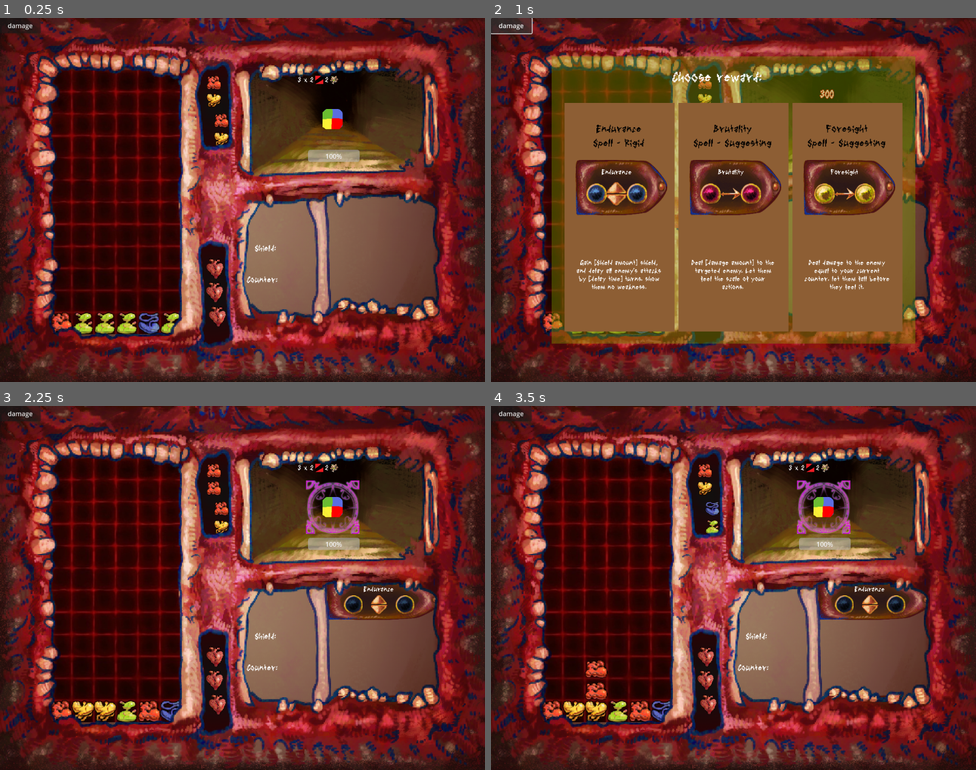
Above: before the commit, frames 1-4 (two rows, left to right).
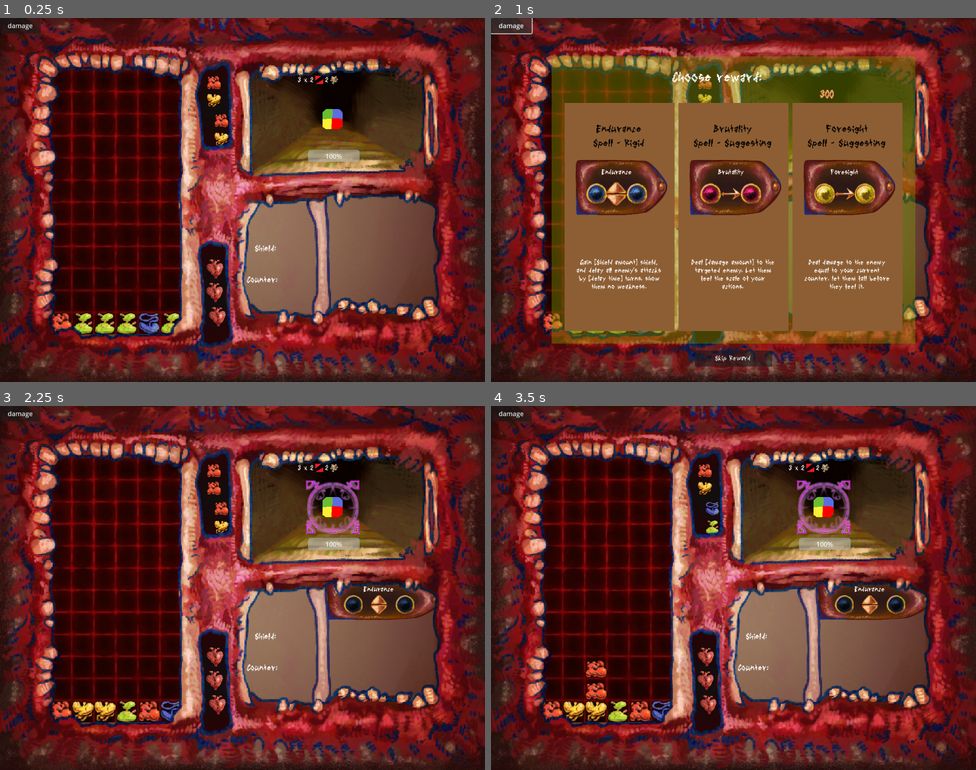
Above: after the commit, the same moments.

Repository: MarGamaDev/PuyoPuyoLike
Game: Godot game, scene res://Scenes/combat.tscn
The game is run twice, just before and just after one commit, with the same random seed, the same clock (stepped at 60 frames per second) and the same inputs. The engine's default icon, where the game draws it, is replaced by a stand-in: a white triangle on a blue panel in a dark square.
Inputs (mouse positions are in pixels of both pictures, inside the frame that each line leads up to):
- Up to frame 1 (0.25 s): no input
- Up to frame 2 (1 s): click "damage" at 0.5 s
- Up to frame 3 (2.25 s): click (126, 606) at 1.27 s; tap Enter at 2 s; move the mouse to (349, 569) at 2.02 s; hold D (puyo_right) from 2.03 s (still down); tap 1 (TESTING_player_spawn) at 2.1 s
- Up to frame 4 (3.5 s): tap Space at 2.75 s; move the mouse to (636, 606) at 2.77 s; release D (puyo_right) at 2.78 s; hold S (puyo_down) from 2.78 s (still down); tap J (puyo_rotate) at 2.85 s

The runs differ from the first frame. In frame 2, 1.6% of the frame differs, in the area x 15-85%, y 66-96%; in frame 3, less than 0.1%; in frame 4, less than 0.1%.

Commit message:
fixed a bug with lives

Diff:
--- a/Scenes/Combat/life_counter.tscn
+++ b/Scenes/Combat/life_counter.tscn
@@ -1,6 +1,6 @@
 [gd_scene load_steps=10 format=3 uid="uid://chmradttgb2ep"]
 
-[ext_resource type="Script" uid="uid://dyqhrj2sem0vh" path="res://scripts/Combat/life_counter.gd" id="1_v5ltv"]
+[ext_resource type="Script" uid="uid://dyqhrj2sem0vh" path="res://Scripts/Combat/life_counter.gd" id="1_v5ltv"]
 [ext_resource type="Texture2D" uid="uid://bdccfbkis3gqq" path="res://Art/combat screen elements/Heart_1.png" id="2_nhhke"]
 [ext_resource type="Texture2D" uid="uid://bjr13db4820kp" path="res://Art/combat screen elements/Heart_2.png" id="3_nwvjo"]
 
@@ -35,38 +35,6 @@
 "values": [Vector2(0.913043, 0.913043), Vector2(0.953, 0.953), Vector2(0.913043, 0.913043)]
 }
 
-[sub_resource type="Animation" id="Animation_nwvjo"]
-length = 0.001
-tracks/0/type = "value"
-tracks/0/imported = false
-tracks/0/enabled = true
-tracks/0/path = NodePath(".:scale")
-tracks/0/interp = 1
-tracks/0/loop_wrap = true
-tracks/0/keys = {
-"times": PackedFloat32Array(0),
-"transitions": PackedFloat32Array(1),
-"update": 0,
-"values": [Vector2(0.913043, 0.913043)]
-}
-
-[sub_resource type="Animation" id="Animation_01gpm"]
-resource_name = "new_animation"
-length = 0.5
-loop_mode = 1
-tracks/0/type = "value"
-tracks/0/imported = false
-tracks/0/enabled = true
-tracks/0/path = NodePath("../Heart2:scale")
-tracks/0/interp = 1
-tracks/0/loop_wrap = true
-tracks/0/keys = {
-"times": PackedFloat32Array(0, 0.266667, 0.5),
-"transitions": PackedFloat32Array(1, 1, 1),
-"update": 0,
-"values": [Vector2(0.913043, 0.913043), Vector2(0.953, 0.953), Vector2(0.913043, 0.913043)]
-}
-
 [sub_resource type="Animation" id="Animation_cf6pw"]
 resource_name = "Beat3"
 length = 0.5
@@ -84,12 +52,44 @@
 "values": [Vector2(0.913043, 0.913043), Vector2(0.953, 0.953), Vector2(0.913043, 0.913043)]
 }
 
+[sub_resource type="Animation" id="Animation_nwvjo"]
+length = 0.001
+tracks/0/type = "value"
+tracks/0/imported = false
+tracks/0/enabled = true
+tracks/0/path = NodePath(".:scale")
+tracks/0/interp = 1
+tracks/0/loop_wrap = true
+tracks/0/keys = {
+"times": PackedFloat32Array(0),
+"transitions": PackedFloat32Array(1),
+"update": 0,
+"values": [Vector2(0.913043, 0.913043)]
+}
+
+[sub_resource type="Animation" id="Animation_01gpm"]
+resource_name = "Beat2"
+length = 0.5
+loop_mode = 1
+tracks/0/type = "value"
+tracks/0/imported = false
+tracks/0/enabled = true
+tracks/0/path = NodePath("../Heart2:scale")
+tracks/0/interp = 1
+tracks/0/loop_wrap = true
+tracks/0/keys = {
+"times": PackedFloat32Array(0, 0.266667, 0.5),
+"transitions": PackedFloat32Array(1, 1, 1),
+"update": 0,
+"values": [Vector2(0.913043, 0.913043), Vector2(0.953, 0.953), Vector2(0.913043, 0.913043)]
+}
+
 [sub_resource type="AnimationLibrary" id="AnimationLibrary_nwvjo"]
 _data = {
 &"Beat": SubResource("Animation_nhhke"),
+&"Beat2": SubResource("Animation_01gpm"),
 &"Beat3": SubResource("Animation_cf6pw"),
-&"RESET": SubResource("Animation_nwvjo"),
-&"new_animation": SubResource("Animation_01gpm")
+&"RESET": SubResource("Animation_nwvjo")
 }
 
 [node name="LifeCounter" type="Node2D"]
@@ -113,7 +113,6 @@
 libraries = {
 &"": SubResource("AnimationLibrary_nwvjo")
 }
-autoplay = "Beat"
 
 [node name="Heart2" type="AnimatedSprite2D" parent="."]
 position = Vector2(526, 653)
@@ -126,7 +125,6 @@
 libraries = {
 &"": SubResource("AnimationLibrary_nwvjo")
 }
-autoplay = "new_animation"
 
 [node name="Heart3" type="AnimatedSprite2D" parent="."]
 position = Vector2(533, 713)
@@ -139,4 +137,3 @@
 libraries = {
 &"": SubResource("AnimationLibrary_nwvjo")
 }
-autoplay = "Beat3"
--- a/Scenes/RewardScreen/reward_screen.tscn
+++ b/Scenes/RewardScreen/reward_screen.tscn
@@ -7,40 +7,58 @@
 script = ExtResource("1_esjl1")
 
 [node name="Background" type="ColorRect" parent="."]
-anchors_preset = 15
-anchor_right = 1.0
-anchor_bottom = 1.0
-offset_left = 150.0
-offset_top = 95.0
-offset_right = -150.0
-offset_bottom = -95.0
+anchors_preset = -1
+anchor_left = 0.125
+anchor_top = 0.106
+anchor_right = 0.875
+anchor_bottom = 0.894
+offset_top = -0.400009
+offset_right = -0.00012207
+offset_bottom = 0.399963
 grow_horizontal = 2
 grow_vertical = 2
 color = Color(0.490196, 0.639216, 0, 0.376471)
 
 [node name="Label" type="Label" parent="Background"]
 layout_mode = 1
-anchors_preset = 5
-anchor_left = 0.5
-anchor_right = 0.5
-offset_left = -151.0
-offset_top = 31.0
-offset_right = 151.0
-offset_bottom = 86.0
+anchors_preset = -1
+anchor_left = 0.332
+anchor_top = 0.044
+anchor_right = 0.668
+anchor_bottom = 0.121
+offset_left = 0.199982
+offset_top = -0.240002
+offset_right = -0.200012
+offset_bottom = 0.0899963
 grow_horizontal = 2
 theme = ExtResource("2_ibqxd")
 theme_override_font_sizes/font_size = 40
 text = "Choose reward:"
 
 [node name="RewardsContainer" type="HBoxContainer" parent="."]
-anchors_preset = 15
-anchor_right = 1.0
-anchor_bottom = 1.0
-offset_left = 182.0
-offset_top = 210.0
-offset_right = -182.0
-offset_bottom = -125.0
+anchors_preset = -1
+anchor_left = 0.126
+anchor_top = 0.108
+anchor_right = 0.872
+anchor_bottom = 0.891
+offset_left = 30.8
+offset_top = 112.8
+offset_right = -28.4
+offset_bottom = -26.9
 grow_horizontal = 2
 grow_vertical = 2
 theme_override_constants/separation = 10
 alignment = 1
+
+[node name="SkipButton" type="Button" parent="."]
+anchors_preset = -1
+anchor_left = 0.42
+anchor_top = 0.913
+anchor_right = 0.58
+anchor_bottom = 0.957
+grow_horizontal = 2
+grow_vertical = 0
+theme = ExtResource("2_ibqxd")
+text = "Skip Reward"
+
+[connection signal="pressed" from="SkipButton" to="." method="on_skip_button_pressed"]
--- a/Scenes/combat.tscn
+++ b/Scenes/combat.tscn
@@ -171,6 +171,7 @@
 [connection signal="all_clear_for_next_encounter" from="SpellManager" to="." method="start_combat"]
 [connection signal="clear_board" from="RewardManager/RewardScreen" to="PuyoManager" method="destroy_leftover_puyos"]
 [connection signal="on_reward_chosen" from="RewardManager/RewardScreen" to="RewardManager" method="remove_from_pool"]
+[connection signal="on_reward_skipped" from="RewardManager/RewardScreen" to="." method="start_combat"]
 [connection signal="on_spell_reward_chosen" from="RewardManager/RewardScreen" to="SpellManager" method="add_spell"]
 
 [editable path="CombatEffectsManager"]
--- a/Scripts/Combat/life_counter.gd
+++ b/Scripts/Combat/life_counter.gd
@@ -1,13 +1,17 @@
 extends Node2D
 
 @onready var lives_array : Array[AnimatedSprite2D] = [$Heart, $Heart2, $Heart3]
-@onready var lives_animations: Array[AnimationPlayer] = [$Heart/AnimationPlayer, $Heart2/AnimationPlayer2, $Heart3/AnimationPlayer3]
+@onready var lives_animation_players: Array[AnimationPlayer] = [$Heart/AnimationPlayer, $Heart2/AnimationPlayer2, $Heart3/AnimationPlayer3]
+@onready var lives_animation_names: Array[String] = ["Beat", "Beat2", "Beat3"]
 var current_lives = 3
 @export var max_lives : int = 3
 
 func _ready() -> void:
-	for i in lives_animations:
-		i.play("beat")
+	for i in range(0, 3):
+		lives_animation_players[i].play(lives_animation_names[i])
+	#$Heart/AnimationPlayer.play("Beat")
+	#$Heart2/AnimationPlayer2.play("Beat2")
+	#$Heart3/AnimationPlayer3.play("Beat3")
 
 func set_lives_to(lives : int):
 	current_lives = lives
@@ -17,9 +21,10 @@
 		current_lives -= 1
 	if current_lives < 3:
 		lives_array[current_lives].frame = 1
-		lives_animations[current_lives].stop()
+		lives_animation_players[current_lives].stop()
 
 func gain_a_life():
 	current_lives += 1
 	if current_lives < 3:
 		lives_array[current_lives - 1].frame = 0
+		lives_animation_players[current_lives - 1].play(lives_animation_names[current_lives - 1])
--- a/Scripts/PuyoPuyo/puyo_manager.gd
+++ b/Scripts/PuyoPuyo/puyo_manager.gd
@@ -51,5 +51,6 @@
 	on_chain_ending.emit(max_chain)
 
 func destroy_leftover_puyos():
-	for to_delete in get_tree().get_nodes_in_group("Puyos"):
-		to_delete.queue_free()
+	#for to_delete in get_tree().get_nodes_in_group("Puyos"):
+		#to_delete.queue_free()
+	pass
--- a/Scripts/reward_manager.gd
+++ b/Scripts/reward_manager.gd
@@ -18,5 +18,8 @@
 	return reward_pool
 
 func remove_from_pool(to_remove: Reward):
+	if to_remove == null:
+		print("reward skipped")
+		return
 	var index = reward_pool.find(to_remove)
 	reward_pool[index].has_been_taken = true
--- a/Scripts/reward_screen.gd
+++ b/Scripts/reward_screen.gd
@@ -5,6 +5,7 @@
 signal on_spell_reward_chosen(spell_data : SpellData)
 signal on_item_reward_chosen
 signal clear_board
+signal on_reward_skipped
 
 @onready var rewards_container : HBoxContainer = $RewardsContainer
 @onready var reward_choice_scene : PackedScene = preload("res://Scenes/RewardScreen/reward_choice.tscn")
@@ -51,7 +52,7 @@
 
 		rest_flag = false
 
-func reset_pool(reward_unused):
+func reset_pool(reward_unused = null):
 	for i in choice_containers:
 		i.queue_free()
 	reward_choices = []
@@ -67,4 +68,10 @@
 	else:
 		on_item_reward_chosen.emit()
 	hide()
-	reset_pool(reward)
+	reset_pool()
+
+func on_skip_button_pressed():
+	hide()
+	reset_pool()
+	on_reward_chosen.emit(null)
+	on_reward_skipped.emit()
